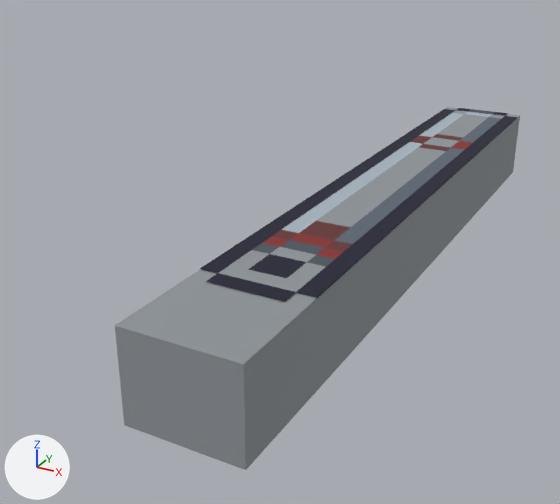
A saved change to the glTF model Content.CMU/Resources/Models/CMU14/Garrison/CMU3DReduxVehicleTankAutocannonTWEMounted.glb.
One viewpoint serves both versions: a 50 mm camera at (0.496, -1.927, 2.202) aimed at (-0.169, -0.718, 1.598). The axes (+X, +Y, +Z) are drawn at lower left. The lights are the same throughout. The first picture is the older version. Where no turn or scale is listed for an object, it has been applied to the vertices. Vertices at exactly the same position are counted once.

In view in the first picture: 'weapon original finish', 'weapon section', 'weapon section.001', 'weapon section.002', 'weapon section.003', 'weapon section.004'.
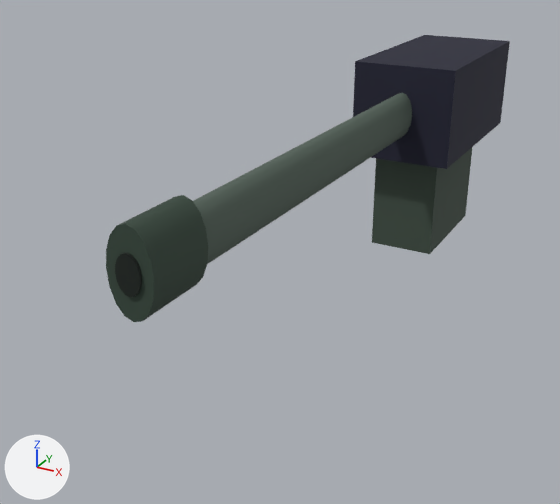
Where the change shows, as pixel boxes (x1, y1, x2, y2) in the pictures (560 x 504 px; the box of a moved part takes in the faces that stretch with it):
'weapon section.004', deleted
    before: (115, 269, 346, 470)
'weapon original finish', deleted
    before: (200, 108, 517, 301)
'weapon section', recoloured, surface changed, reshaped, moved, rescaled
    before: (446, 107, 520, 201)
    after: (353, 35, 510, 169)
'cylindrical gun barrel', added
    after: (193, 93, 412, 264)
'weapon section.001', recoloured, moved, rescaled
    before: (451, 139, 494, 241)
    after: (372, 148, 472, 254)
'muzzle collar', added
    after: (106, 195, 208, 322)
'weapon section.003', deleted
    before: (274, 212, 414, 361)
'weapon section.002', deleted
    before: (408, 173, 457, 289)
'muzzle bore', added (black)
    after: (115, 252, 142, 297)
part 1 of me_solid_1, moved or reshaped
    before: (200, 108, 517, 301)
    after: (353, 35, 510, 169)

What changed in the scene script:
```text
Change me_solid_0:
    where me_solid_0.from_pydata(...)  # 8 vertices, 12 faces; spans x -0.5..0.5, y -0.5..0.5, z -0.5..0.5
    remove me_solid_0.materials.append(mat_8f959a)  # grey #8f959a
    add me_solid_0.materials.append(mat_3e4d42)  # greyish green #3e4d42
Change me_solid_1:
    remove me_solid_1.from_pydata(...)  # 8 vertices, 12 faces; spans x -0.156..0.156, y -0.672..0.672, z -0.002..0.002
    remove me_solid_1.materials.append(mat_ffffff_cmu3dreduxsurface3898)
    add me_solid_1.from_pydata(...)  # 8 vertices, 12 faces; spans x -0.5..0.5, y -0.5..0.5, z -0.5..0.5
    me_solid_1 part 1: the whole mesh is scaled about its middle by (3.2, 0.744, 333)
    me_solid_1 part 2: texture (UV) coordinates changed
    add me_solid_1.materials.append(mat_1a1b31)  # dark blue #1a1b31
Change ob_weapon_section:
    ob_weapon_section: bpy.data.objects.new('weapon section', me_solid_0) -> bpy.data.objects.new('weapon section', me_solid_1)
    ob_weapon_section.location: (0.0, -0.062, 1.655) -> (-0.062, -0.159, 1.808)
    ob_weapon_section.scale: (0.188, 0.25, 0.15) -> (0.219, 0.443, 0.205)
Change ob_weapon_section_001:
    ob_weapon_section_001.location: (0.0, -0.328, 1.655) -> (-0.062, -0.186, 1.64)
    ob_weapon_section_001.scale: (0.188, 0.281, 0.15) -> (0.144, 0.282, 0.32)
Remove ob_weapon_section_002:
    ob_weapon_section_002 = bpy.data.objects.new('weapon section.002', me_solid_0)
Remove ob_weapon_section_003:
    ob_weapon_section_003 = bpy.data.objects.new('weapon section.003', me_solid_0)
Remove ob_weapon_section_004:
    ob_weapon_section_004 = bpy.data.objects.new('weapon section.004', me_solid_0)
Remove ob_weapon_original_finish:
    ob_weapon_original_finish = bpy.data.objects.new('weapon original finish', me_solid_1)
Add ob_muzzle_bore:
    ob_muzzle_bore = bpy.data.objects.new('muzzle bore', me_solid_4)  # 36 vertices, 64 faces; spans x -0.0188..0.0188, y -0.002..0.002, z -0.0285..0.0285; in mat_101b14 (black #101b14)
    ob_muzzle_bore.location = (-0.062, -1.283, 1.808)
Add ob_muzzle_collar:
    ob_muzzle_collar = bpy.data.objects.new('muzzle collar', me_solid_3)  # 36 vertices, 64 faces; spans x -0.0359..0.0359, y -0.0571..0.0571, z -0.0645..0.0645; in mat_35473b (greyish green #35473b)
    ob_muzzle_collar.location = (-0.062, -1.224, 1.808)
Add ob_cylindrical_gun_barrel:
    ob_cylindrical_gun_barrel = bpy.data.objects.new('cylindrical gun barrel', me_solid_2)  # 36 vertices, 64 faces; spans x -0.025..0.025, y -0.521..0.521, z -0.048..0.048; in mat_546359 (dark grey #546359)
    ob_cylindrical_gun_barrel.location = (-0.062, -0.74, 1.808)
```
